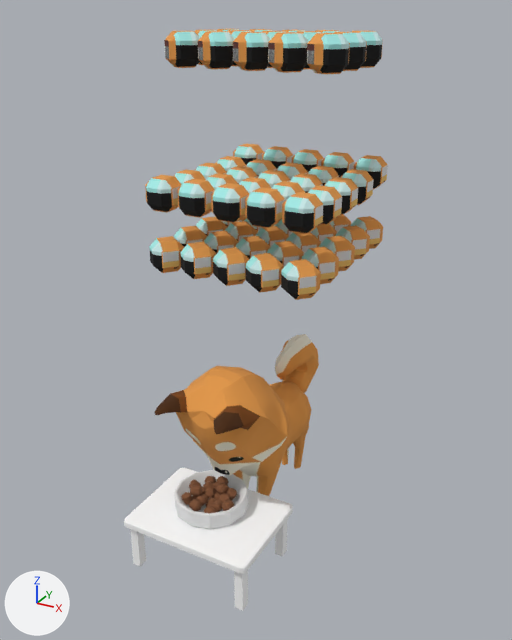
Renders of the OBJ model ChiBaApp/app/src/main/assets/models/fullBowl/fullBowl_frame12.obj from each side of a commit.
One viewpoint serves both versions: a 50 mm lens placed at (10.35, -19.91, 15.09), pointed at (0.15, -1.36, 5.82). Every picture has the same lights, and +X, +Y and +Z are marked at lower left. Where no turn or scale is listed for an object, it has been applied to the vertices. Vertices at the same position are counted once.

The older version as bpy lines, for what is in view:
```python
me_fullbowl_frame12 = bpy.data.meshes.new('fullBowl_frame12')
me_fullbowl_frame12.from_pydata(...)  # 4000 vertices, 4863 faces; spans x -2.9..2.8, y -5.9..3.5, z -1.9..14.5
# faces by material slot: [1942, 1216, 319, 1386]
me_fullbowl_frame12.materials.append(mat_fressnapffull_phong2sg)  # picture img_chibaalltextures_jpg
me_fullbowl_frame12.materials.append(mat_newrigging1_lambert2sg)  # picture img_chibaalltextures_jpg
me_fullbowl_frame12.materials.append(mat_tisch_aistandard1sg)  # white #ffffff
me_fullbowl_frame12.materials.append(mat_initialshadinggroup)  # picture img_chibaalltextures_jpg
ob_fullbowl_frame12 = bpy.data.objects.new('fullBowl_frame12', me_fullbowl_frame12)
ob_fullbowl_frame12.location = (0.0, 0.0, 0.0)
```
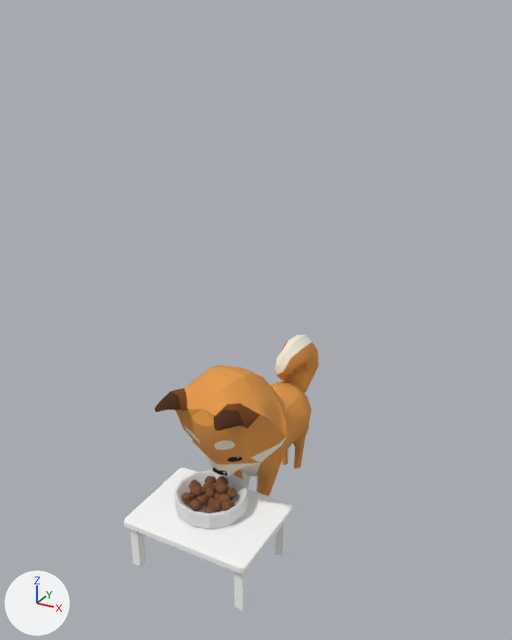
Pixel boxes [x1, y1, x2, y2] of what changed, in the pictures (512 x 640 px; the box of a moved part takes in the faces that stretch with it):
'fullBowl_frame12', reshaped (26% narrower, 52% shorter): before [124, 29, 388, 611]; after [124, 334, 319, 611]
part 1 of me_fullbowl_frame12, deleted: before [145, 29, 388, 300]
part 2 of me_fullbowl_frame12, moved or reshaped: before [155, 390, 287, 475]; after [155, 388, 287, 476]

What the commit changed:
me_fullbowl_frame12 is used by ob_fullbowl_frame12; location (0.0, 0.0, 0.0).
me_fullbowl_frame12 had 4000 vertices, 4863 faces and spanned x -2.9..2.8, y -5.9..3.5, z -1.9..14.5.
me_fullbowl_frame12 now has 2440 vertices, 3173 faces and spans x -2.3..2.3, y -5.9..3.5, z -1.9..4.7.
me_fullbowl_frame12 part 1: 65 loose pieces with 1560 vertices, spanning x -2.9..2.8, y -3.2..3.2, z 7.5..14.5, are deleted.
Part 2, on me_fullbowl_frame12:
13 vertices are removed from x -1.4..1.9, y -5.3..-2.7, z 2.4..4.2.
57 faces are deleted.
17 vertices in x -0.9..1.3, y -5.2..-4.3, z 3.1..4.2 move by (0.0, 0.0, 0.1).
8 vertices in x -1.1..1.2, y -5.4..-4.5, z 3.8..4.1 move by (0.0, 0.1, 0.1).
8 vertices in x -0.6..1.1, y -3.8..-3.3, z 1.1..2.0 move by (0.0, -0.1, 0.1).
6 vertices in x -1.3..1.3, y -3.3..-2.6, z 1.1..1.8 move by (0.0, -0.1, 0.0).
3 vertices in x -0.6..1.0, y -5.3..-4.5, z 3.7..4.0 move by (-0.1, 0.1, 0.1).
3 vertices in x -0.2..0.3, y -2.8, z 0.9..1.0 move by (0.0, -0.2, 0.0).
25 vertices move from x -1.4..1.8, y -5.2..-2.8, z 1.1..4.2 to x -1.4..1.8, y -5.2..-2.8, z 1.2..4.2.
13 vertices are added at x -1.5..1.8, y -5.2..-2.9, z 2.5..4.3.
57 new faces join them, mat_newrigging1_lambert2sg (picture img_chibaalltextures_jpg).
